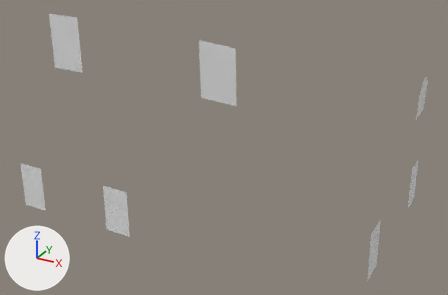
Renders of the FBX model Team1_GraduationGame/Assets/3D/Models/House/House01Windows.fbx from each side of a commit.
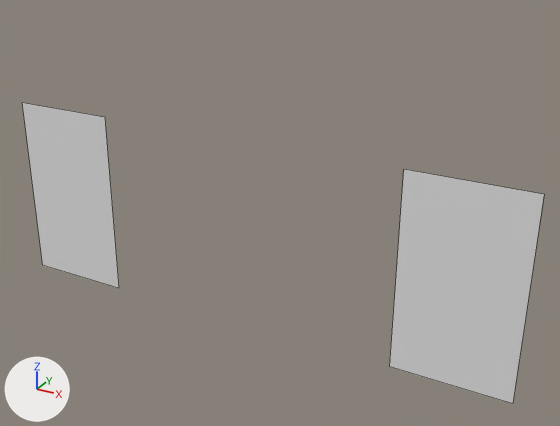
There are two pictures of each version: one whole from a 50 mm camera at (4.69, -5.03, 7.04) aimed at (-0.44, 4.3, 2.37), one close up from a 50 mm camera at (-1.03, -0.1, 3.01) aimed at (-2.38, 2.35, 1.79). Every picture has the same lights, and +X, +Y and +Z are marked at lower left. The close-ups show mesh edges as thin lines. Where no turn or scale is listed for an object, it has been applied to the vertices.

Names of what the first close-up shows: 'House.011'.
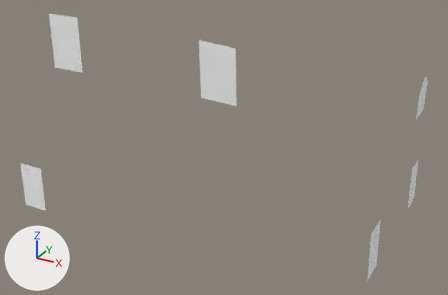
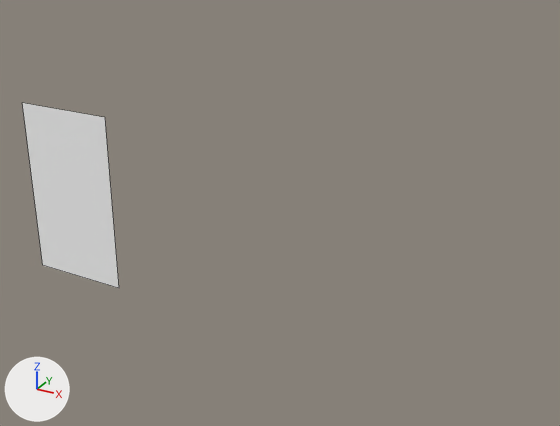
What differs and where, as boxes [x1, y1, x2, y2] in the close-ups (560 x 426 px):
'House.011', recoloured, reshaped: before [22, 103, 544, 404]; after [22, 103, 119, 288]
part 1 of me_mesh_001, deleted: before [390, 169, 544, 404]

Edits to the bpy script that builds the scene:
```text
Change mat_house01:
    mat_house01.base_color: (0.8, 0.8, 0.8) -> (1.0, 1.0, 1.0)  # white #e7e7e7 -> white #ffffff
Change me_mesh_001:
    where me_mesh_001.from_pydata(...)  # 36 vertices, 11 faces; spans x -3.97..2.91, y 2.57..6.54, z 1.05..4.86
    used by ob_house_011; location = (0.003, 0.0, 0.004)
    me_mesh_001 part 1: the loose piece of 4 vertices spanning x -1.97..-1.44, y 2.59, z 1.05..1.96 is deleted
```
